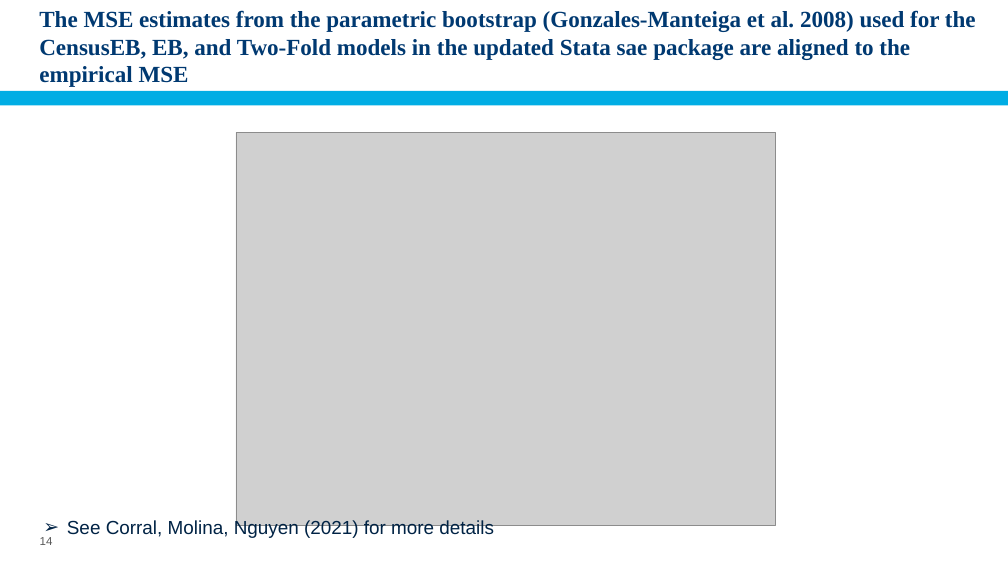
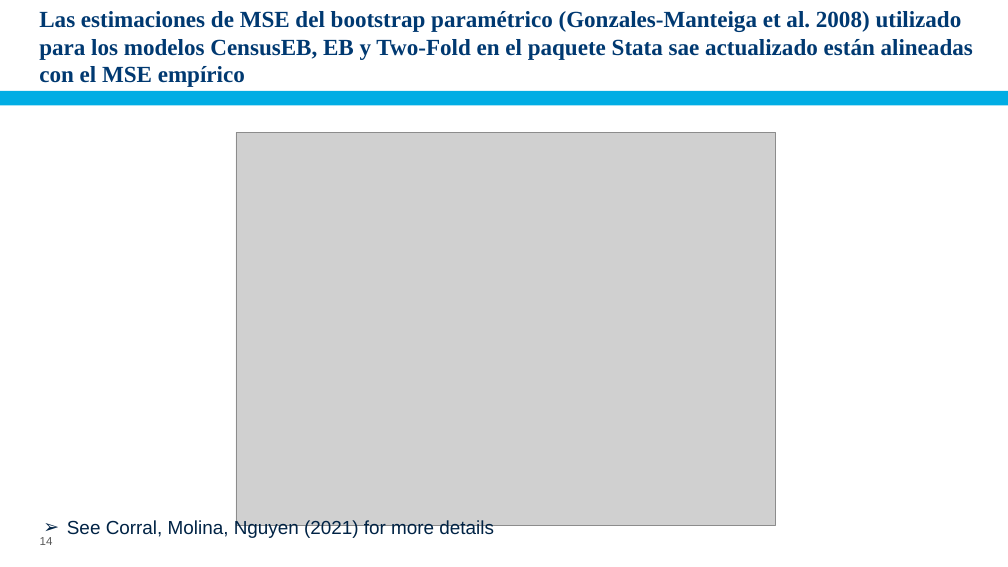
Before and after one commit to pcorralrodas/wb_sae_training, a slide deck: slide 14 of 03.Presentations/Small Area Estimation.pptx. Drawn at 1008x567 pixels with LibreOffice and Linux fonts; fonts in the diff are those of the drawing; grey boxes stand for pictures; background and template pictures are left out. Boxes give left, top, right and bottom in pixels: in the first picture for what was removed or moved away, otherwise in the second. Text is boxed around its words. In the diff, an @@ line names an element or a change of style, - is before the commit and + after.

Commit message:
Updated unitl-level models

```diff
--- a/03.Presentations/Small Area Estimation.pptx
+++ b/03.Presentations/Small Area Estimation.pptx
@@ title at (x1=39, y1=11, x2=973, y2=87): text changed @@
-The MSE estimates from the parametric bootstrap (Gonzales-Manteiga et al. 2008) used for the CensusEB, EB, and Two-Fold models in the updated Stata sae package are aligned to the empirical MSE
+Las estimaciones de MSE del bootstrap paramétrico (Gonzales-Manteiga et al. 2008) utilizado para los modelos CensusEB, EB y Two-Fold en el paquete Stata sae actualizado están alineadas con el MSE empírico
```
Also in this commit, not shown: 12 other slides changed, 11 slides added, 9 slides removed.
